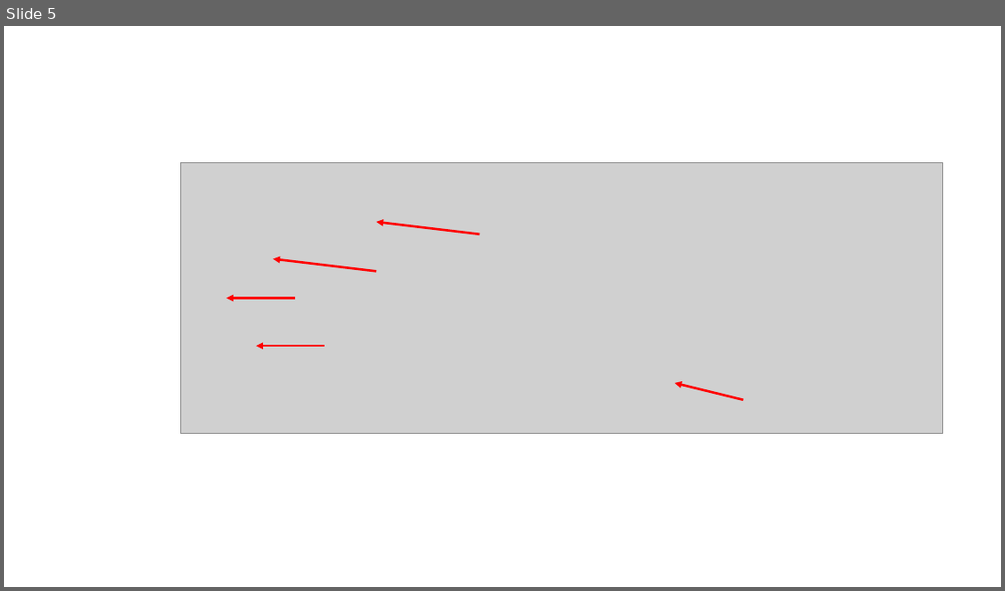
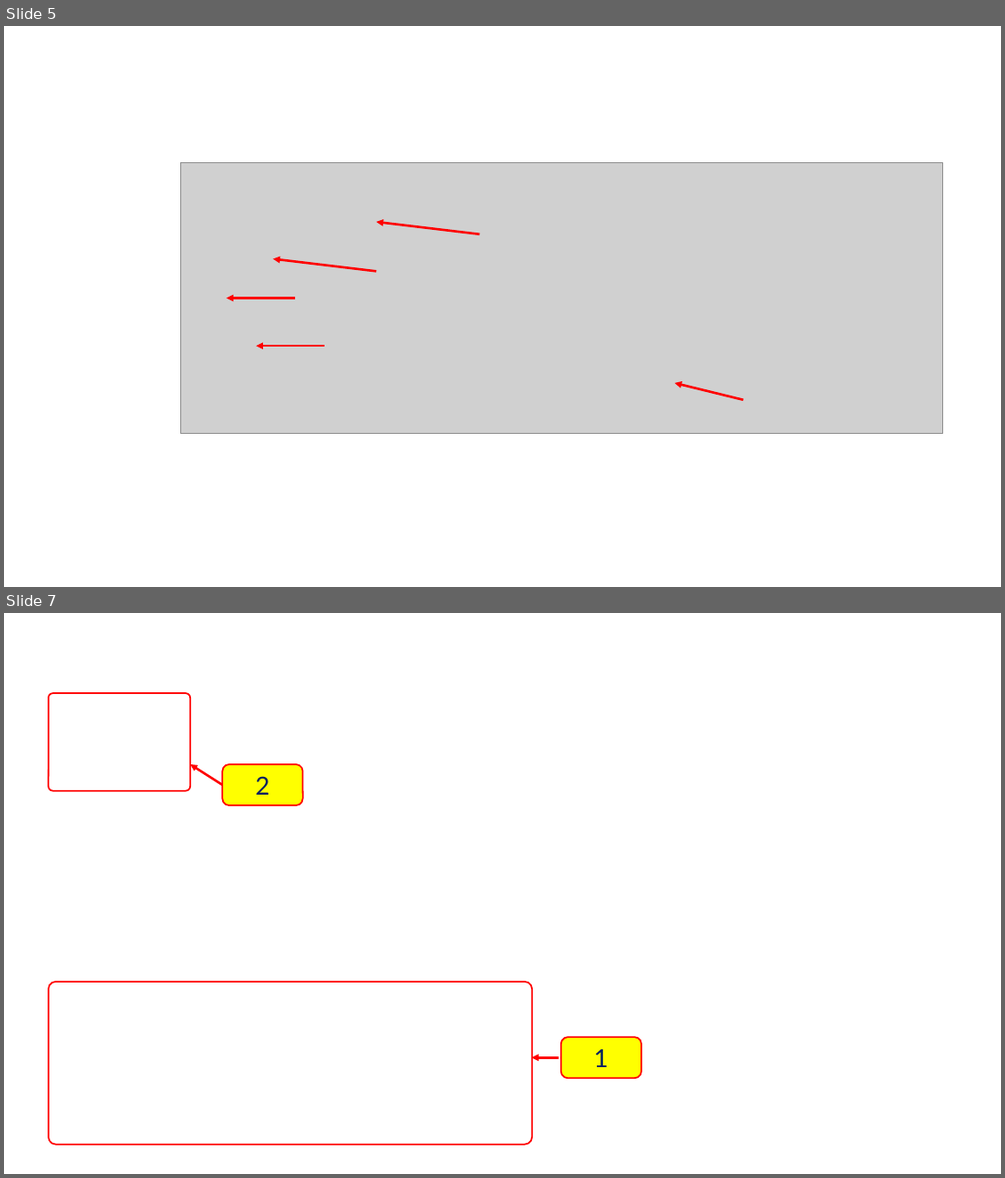
Before and after one commit to 03376836-OOP-2566/03376836-OOP-2566-Lab-03, a slide deck: Pictures/picture_capture.pptx. Shown one above the other, each under a label of ours: slide 5 before the commit, slides 5 and 7 after it; the slides between them are not shown. The pictures are 1005x591 and 1005x1178 pixels, drawn with LibreOffice and Linux fonts; fonts in the diff are those of the drawing; grey boxes stand for pictures; background and template pictures are left out. Boxes give left, top, right and bottom in pixels: in the first picture for what was removed or moved away, otherwise in the second. Text is boxed around its words. In the diff, an @@ line names an element or a change of style, - is before the commit and + after.

```diff
--- a/Pictures/picture_capture.pptx
+++ b/Pictures/picture_capture.pptx
@@ slide 7 added at box(4, 613, 1001, 1174), background picture (left out) @@
@@ rounded rectangle added at box(48, 693, 190, 790), outline #FF0000 1.5 pt @@
@@ arrow added from (222, 785) to (190, 764), #FF0000 2.25 pt @@
@@ rounded rectangle added at box(222, 764, 303, 805), fill #FFFF00, outline #FF0000 1.5 pt, 24 pt, text #002060 @@
+2
@@ rounded rectangle added at box(48, 981, 532, 1144), outline #FF0000 1.5 pt @@
@@ rounded rectangle added at box(561, 1037, 642, 1078), fill #FFFF00, outline #FF0000 1.5 pt, 24 pt, text #002060 @@
+1
@@ arrow added from (558, 1057) to (532, 1057), #FF0000 2.25 pt @@
```
Also in this commit, not shown: 4 other slides added, 1 slide removed.
